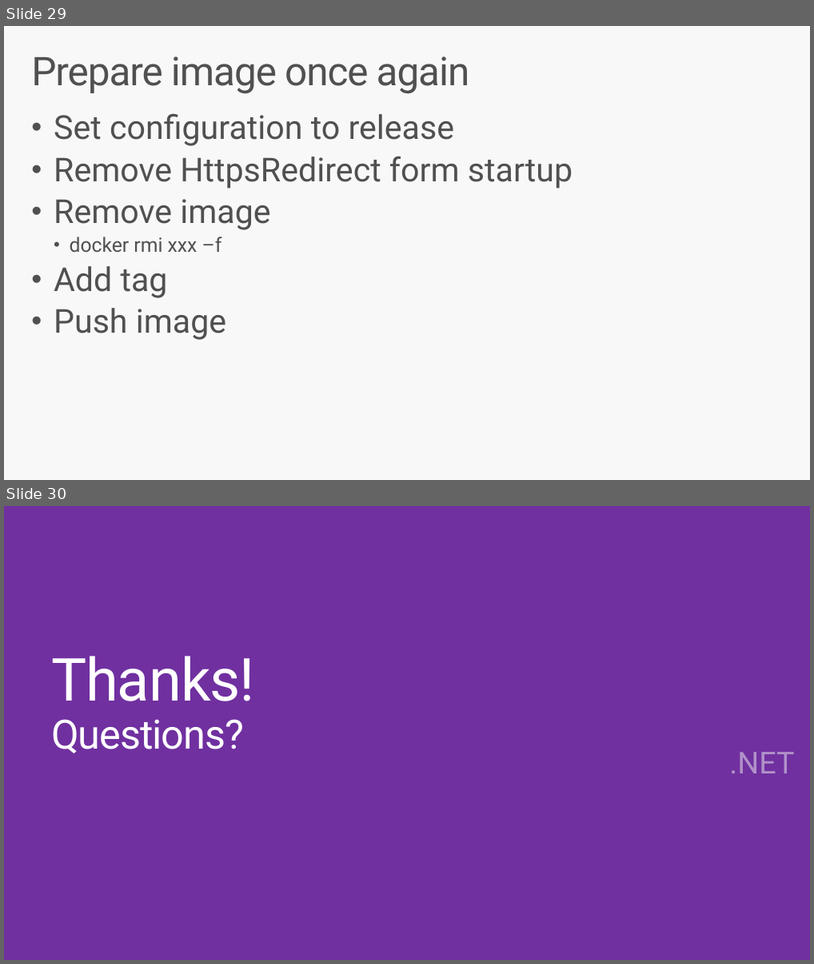
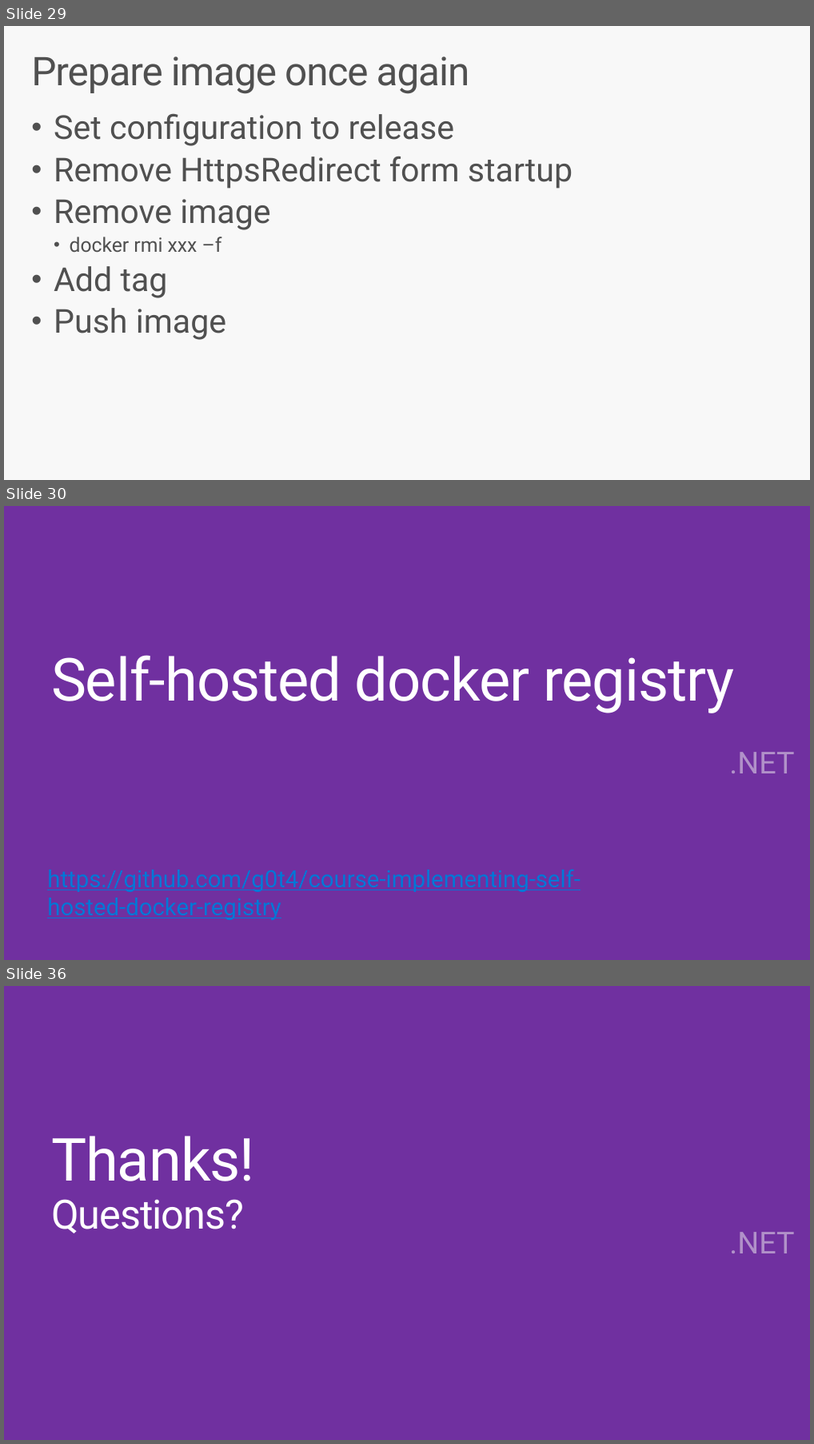
Before and after one commit to jlamch/.net-core, a slide deck: 5.workshop2.pptx. Shown one above the other, each under a label of ours: slides 29 and 30 before the commit, slides 29, 30 and 36 after it; the slides between them are not shown. The pictures are 814x964 and 814x1444 pixels, drawn with LibreOffice and Linux fonts; fonts in the diff are those of the drawing; background and template pictures are left out. Boxes give left, top, right and bottom in pixels: in the first picture for what was removed or moved away, otherwise in the second. Text is boxed around its words. In the diff, an @@ line names an element or a change of style, - is before the commit and + after.

```diff
--- a/5.workshop2.pptx
+++ b/5.workshop2.pptx
@@ slide 30 added at [4, 506, 810, 960], background #7030A0; not listed: 1 template element that a slide beside it also shows @@
@@ title added at [51, 655, 734, 713], 70.6 pt, text #FFFFFF @@
+Self-hosted docker registry
@@ text added at [47, 869, 581, 920], 28 pt, text #0078D7, underline @@
+https://github.com/g0t4/course-implementing-self-hosted-docker-registry
@@ what was slide 30 is now slide 36 @@
```
Also in this commit, not shown: 5 other slides added.
